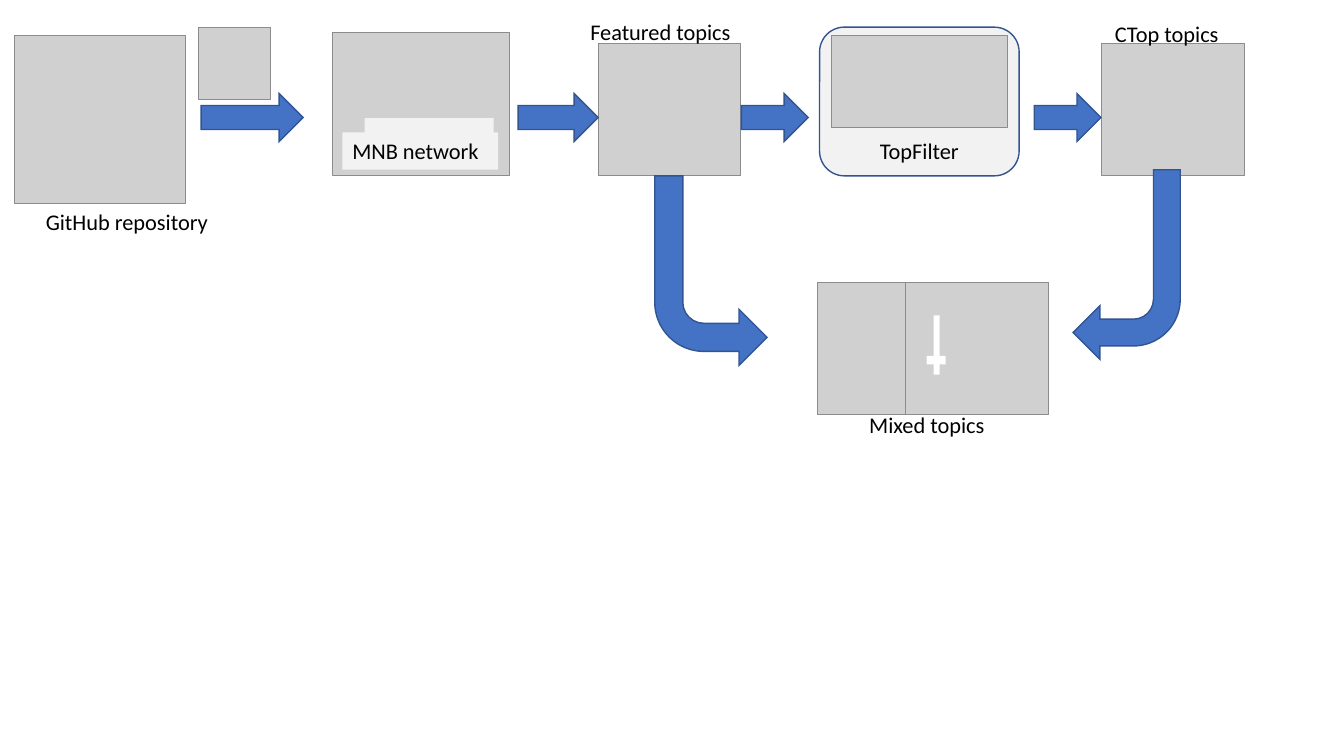
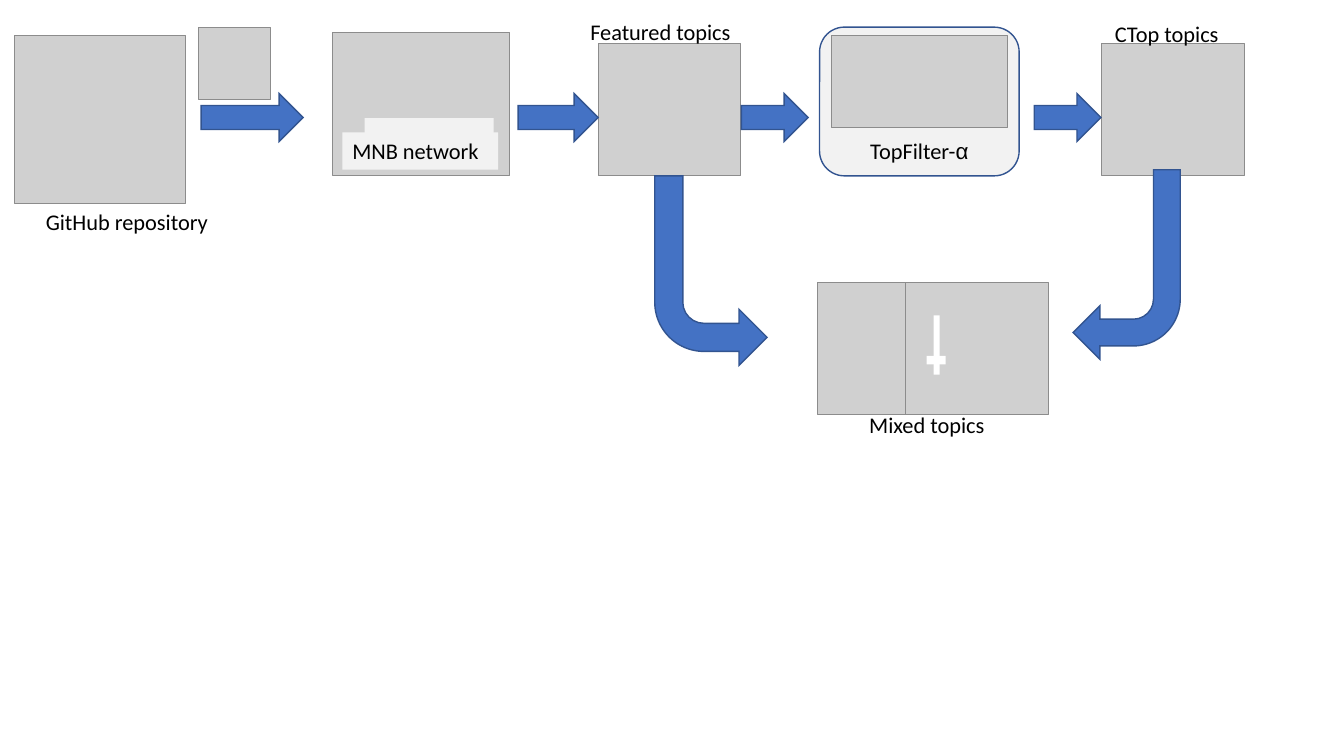
Before and after one commit to MDEGroup/ESEM2020, a slide deck: slide 1 of figs/entangled.pptx. Drawn at 1344x756 pixels with LibreOffice and Linux fonts; fonts in the diff are those of the drawing; grey boxes stand for pictures. Boxes give left, top, right and bottom in pixels: in the first picture for what was removed or moved away, otherwise in the second. Text is boxed around its words. In the diff, an @@ line names an element or a change of style, - is before the commit and + after.

```diff
--- a/figs/entangled.pptx
+++ b/figs/entangled.pptx
@@ text in rounded rectangle at <box>870,143,968,163</box>: text changed @@
-TopFilter
+TopFilter-α
```
Also in this commit, not shown: 1 other file.
